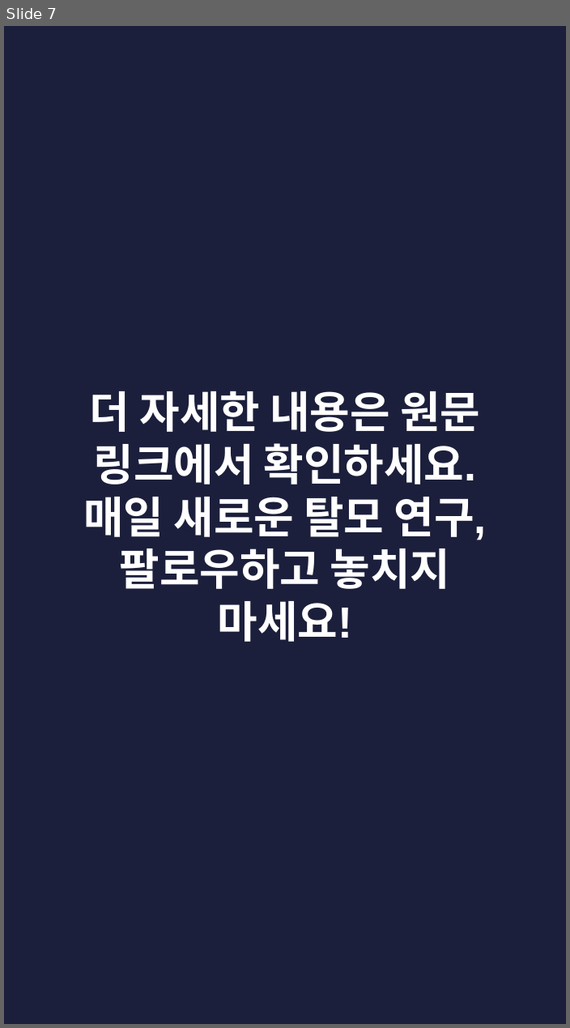
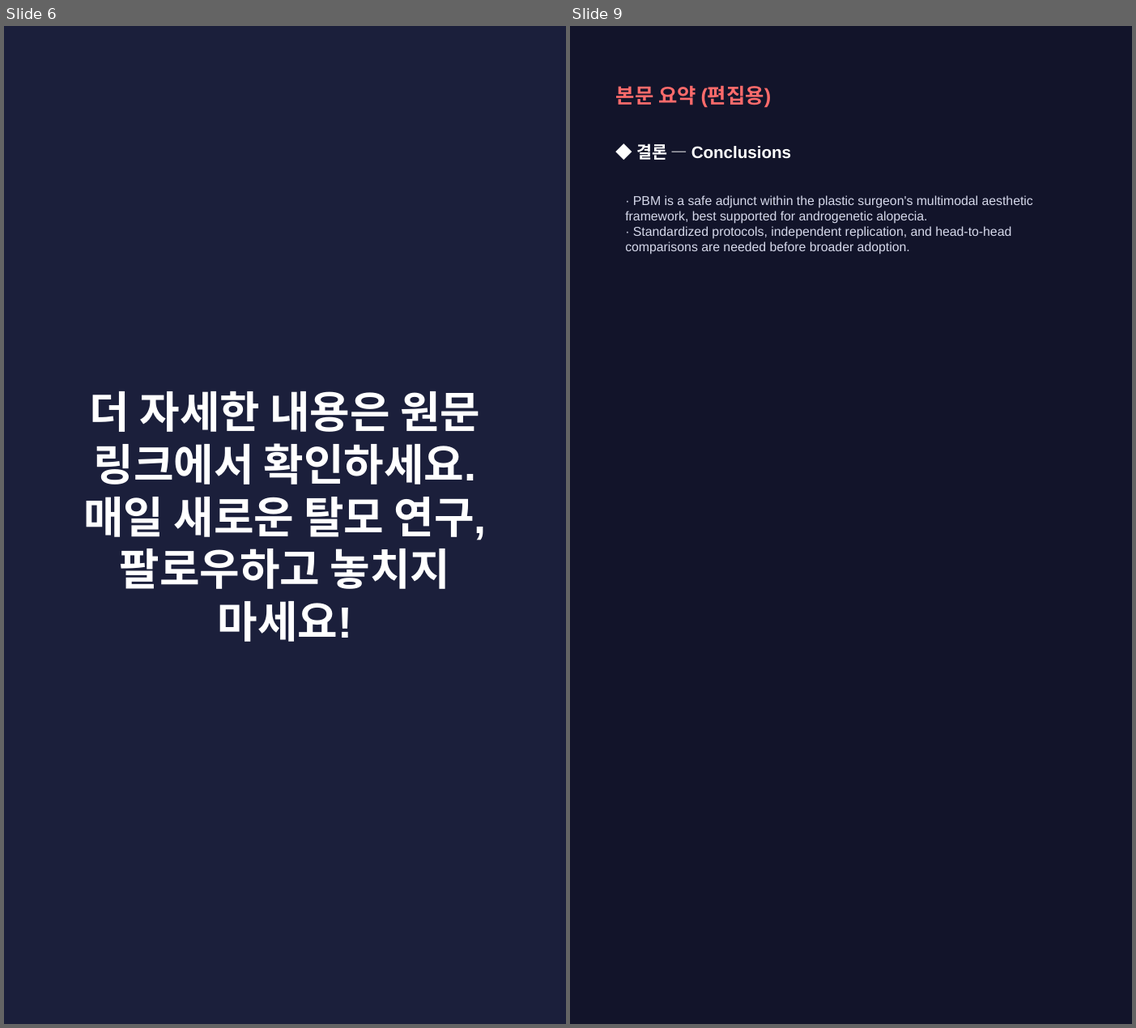
Before and after one commit to hyokang2010-BJ-ANTH/product-builder-test, a slide deck: pwa/data/latest/slides.pptx. Shown side by side, each under a label of ours: slide 7 before the commit, slides 6 and 9 after it; the slides between them are not shown. The pictures are 570x1028 and 1136x1028 pixels, drawn with LibreOffice and Linux fonts; fonts in the diff are those of the drawing. Boxes give left, top, right and bottom in pixels: in the first picture for what was removed or moved away, otherwise in the second. Text is boxed around its words. In the diff, an @@ line names an element or a change of style, - is before the commit and + after.

```diff
--- a/pwa/data/latest/slides.pptx
+++ b/pwa/data/latest/slides.pptx
@@ slide 9 added at box(570, 26, 1132, 1024), background #12142A @@
@@ text added at box(616, 85, 772, 108), 16 pt, text #FF6B6B, bold @@
+본문 요약 (편집용)
@@ text added at box(636, 143, 791, 160), 13 pt, text #FFFFFF, bold @@
+◆ 결론 — Conclusions
@@ text added at box(625, 195, 1033, 254), 10 pt, text #D5D8EA @@
+· PBM is a safe adjunct within the plastic surgeon's multimodal aesthetic framework, best supported for androgenetic alopecia.
+· Standardized protocols, independent replication, and head-to-head comparisons are needed before broader adoption.
@@ what was slide 7 is now slide 6 @@
```
Also in this commit, not shown: 4 slides changed, 3 other slides added, 4 slides removed, 27 other files.
